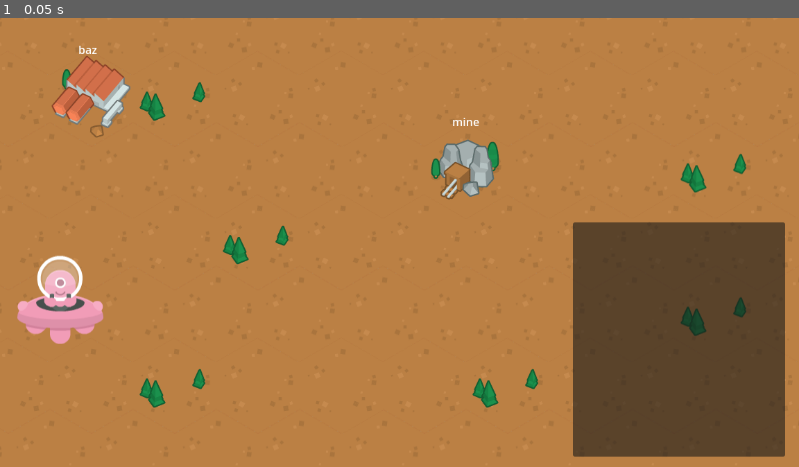
Above: before the commit, frame 1.
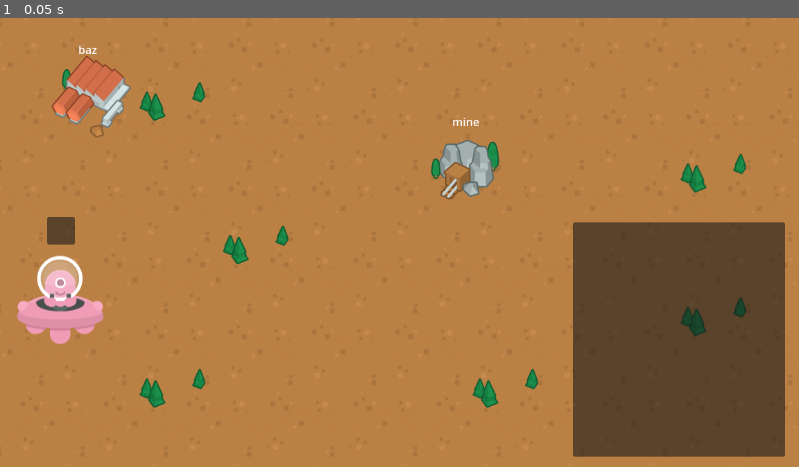
Above: after the commit, the same moment.

Repository: guyguy2001/typing-rift
Game: Godot game, scene res://main.tscn
The game is run twice, just before and just after one commit, with the same random seed, the same clock (stepped at 60 frames per second) and the same inputs. The engine's default icon, where the game draws it, is replaced by a stand-in: a white triangle on a blue panel in a dark square.
Inputs:
- Up to frame 1 (0.05 s): no input

The runs differ from the first frame. In frame 1, 0.2% of the frame differs, in the area x 5-10%, y 44-51%.

Commit message:
Inventory

Diff:
--- a/main.tscn
+++ b/main.tscn
@@ -6,6 +6,9 @@
 [ext_resource type="PackedScene" uid="uid://dx2bq1hkjp2c2" path="res://scenes/target.tscn" id="3_h2yge"]
 [ext_resource type="PackedScene" uid="uid://dkn8qucpyi1xk" path="res://typing_lib/input_feedback_bar.tscn" id="5_7mycd"]
 [ext_resource type="Script" uid="uid://thu73l027jrk" path="res://scenes/sidequest/sidequest_gui.gd" id="5_272bh"]
+[ext_resource type="Texture2D" uid="uid://dtkflgqbm3vd6" path="res://icon.svg" id="6_kek77"]
+[ext_resource type="Script" uid="uid://dwiatkak5y442" path="res://inventory_ui.gd" id="7_272bh"]
+[ext_resource type="Resource" uid="uid://dk5alvthpib7m" path="res://resources/player_inventory.tres" id="8_5vw27"]
 
 [sub_resource type="TileSetScenesCollectionSource" id="TileSetScenesCollectionSource_272bh"]
 scenes/1/scene = ExtResource("1_7mycd")
@@ -176,6 +179,9 @@
 sources/7 = SubResource("TileSetAtlasSource_1bvp3")
 sources/0 = SubResource("TileSetScenesCollectionSource_272bh")
 
+[sub_resource type="LabelSettings" id="LabelSettings_4c57u"]
+font_size = 12
+
 [node name="Node2D" type="Node2D"]
 
 [node name="Node2D" type="Node2D" parent="."]
@@ -188,6 +194,40 @@
 [node name="Player" parent="." instance=ExtResource("2_h2yge")]
 position = Vector2(87, 453)
 speed = 500.0
+inventory = ExtResource("8_5vw27")
+
+[node name="InventoryUI" type="Panel" parent="Player"]
+offset_left = -19.0
+offset_top = -166.0
+offset_right = 21.0
+offset_bottom = -126.0
+script = ExtResource("7_272bh")
+inventory = ExtResource("8_5vw27")
+
+[node name="TextureRect" type="TextureRect" parent="Player/InventoryUI"]
+layout_mode = 1
+anchors_preset = 15
+anchor_right = 1.0
+anchor_bottom = 1.0
+grow_horizontal = 2
+grow_vertical = 2
+texture = ExtResource("6_kek77")
+expand_mode = 2
+
+[node name="Amount" type="Label" parent="Player/InventoryUI"]
+layout_mode = 1
+anchors_preset = 3
+anchor_left = 1.0
+anchor_top = 1.0
+anchor_right = 1.0
+anchor_bottom = 1.0
+offset_left = -7.0
+offset_top = -17.0
+grow_horizontal = 0
+grow_vertical = 0
+text = "5"
+label_settings = SubResource("LabelSettings_4c57u")
+horizontal_alignment = 2
 
 [node name="Target2" parent="." instance=ExtResource("3_h2yge")]
 position = Vector2(127, 116)
--- a/project.godot
+++ b/project.godot
@@ -19,4 +19,3 @@
 
 InputBufferG="*res://typing_lib/input_buffer.gd"
 SidequestManager="*res://scenes/sidequest/sidequest_manager.gd"
-Inventory="*res://scenes/inventory.gd"
--- /dev/null
+++ b/resources/copper.tres
@@ -0,0 +1,10 @@
+[gd_resource type="Resource" script_class="Item" load_steps=3 format=3 uid="uid://brahryg57qppe"]
+
+[ext_resource type="Script" uid="uid://bluhduwbwtt1d" path="res://resources/item.gd" id="1_rnga1"]
+[ext_resource type="Texture2D" uid="uid://cgvsuww6jerij" path="res://assets/Alien Spaceship Pack/PNG/shipBeige.png" id="1_wrgos"]
+
+[resource]
+script = ExtResource("1_rnga1")
+icon = ExtResource("1_wrgos")
+name = "Copper"
+metadata/_custom_type_script = "uid://bluhduwbwtt1d"
--- /dev/null
+++ b/resources/item.gd
@@ -0,0 +1,6 @@
+extends Resource
+
+class_name Item
+
+@export var icon: Texture = null
+@export var name: String = ""
--- /dev/null
+++ b/resources/player_inventory.tres
@@ -0,0 +1,7 @@
+[gd_resource type="Resource" script_class="Inventory" load_steps=2 format=3 uid="uid://dk5alvthpib7m"]
+
+[ext_resource type="Script" uid="uid://c3e1c4f4nmgi7" path="res://scenes/inventory.gd" id="1_i17ns"]
+
+[resource]
+script = ExtResource("1_i17ns")
+metadata/_custom_type_script = "uid://c3e1c4f4nmgi7"
--- a/scenes/inventory.gd
+++ b/scenes/inventory.gd
@@ -1,4 +1,17 @@
-extends Node
+extends Resource
 
-@export var copper: int = 0
-@export var wood: int = 0
+class_name Inventory
+
+@export var item_type: Item = null
+@export var amount = 0
+
+signal updated()
+
+func try_add(item_type_: Item, amount_: int):
+    if self.item_type == null or self.item_type == item_type_:
+        self.item_type = item_type_
+        self.amount += amount_
+        emit_signal("updated")
+        return true
+
+    return false
--- /dev/null
+++ b/scenes/inventory_ui.gd
@@ -0,0 +1,21 @@
+extends Panel
+
+@export var inventory: Inventory
+
+@onready var texture = $TextureRect
+@onready var amount_label = $Amount
+
+# Called when the node enters the scene tree for the first time.
+func _ready() -> void:
+	assert(self.inventory != null)
+	self.inventory.updated.connect(self._on_inventory_updated)
+	_on_inventory_updated()
+
+
+func _on_inventory_updated() -> void:
+	if self.inventory.item_type != null:
+		self.texture.texture = self.inventory.item_type.icon
+		self.amount_label.text = str(self.inventory.amount) if self.inventory.amount >= 1 else ""
+	else:
+		self.texture.texture = null
+		self.amount_label.text = ""
--- /dev/null
+++ b/scenes/inventory_ui.tscn
@@ -0,0 +1,41 @@
+[gd_scene load_steps=5 format=3 uid="uid://dp7xul80idw6f"]
+
+[ext_resource type="Script" uid="uid://dwiatkak5y442" path="res://inventory_ui.gd" id="1_mdwe3"]
+[ext_resource type="Resource" uid="uid://dk5alvthpib7m" path="res://resources/player_inventory.tres" id="2_iradw"]
+[ext_resource type="Texture2D" uid="uid://dtkflgqbm3vd6" path="res://icon.svg" id="3_eifbp"]
+
+[sub_resource type="LabelSettings" id="LabelSettings_4c57u"]
+font_size = 12
+
+[node name="InventoryUI" type="Panel"]
+offset_left = -19.0
+offset_top = -166.0
+offset_right = 21.0
+offset_bottom = -126.0
+script = ExtResource("1_mdwe3")
+inventory = ExtResource("2_iradw")
+
+[node name="TextureRect" type="TextureRect" parent="."]
+layout_mode = 1
+anchors_preset = 15
+anchor_right = 1.0
+anchor_bottom = 1.0
+grow_horizontal = 2
+grow_vertical = 2
+texture = ExtResource("3_eifbp")
+expand_mode = 2
+
+[node name="Amount" type="Label" parent="."]
+layout_mode = 1
+anchors_preset = 3
+anchor_left = 1.0
+anchor_top = 1.0
+anchor_right = 1.0
+anchor_bottom = 1.0
+offset_left = -7.0
+offset_top = -17.0
+grow_horizontal = 0
+grow_vertical = 0
+text = "5"
+label_settings = SubResource("LabelSettings_4c57u")
+horizontal_alignment = 2
--- a/scenes/player.gd
+++ b/scenes/player.gd
@@ -1,14 +1,20 @@
 extends Node2D
+
+class_name Player
 
 @export var speed: float = 200
 @export var close_threshold: float = 50
 @export var target: Node2D = null
+@export var inventory: Inventory
+
+func _ready() -> void:
+	assert(inventory != null)
 
 func _process(delta: float) -> void:
 	if target:
 		var distance = target.global_position - global_position
 		if distance.length() < close_threshold:
-			target.on_reached.emit()
+			target.on_reached.emit(self)
 			target = null
 		else:
 			position += distance.normalized() * delta * speed
--- a/scenes/target.gd
+++ b/scenes/target.gd
@@ -4,7 +4,7 @@
 
 @onready var label : TypableLabel = $TypableLabel
 
-signal on_reached()
+signal on_reached(who: Player)
 
 func _ready() -> void:
 	self.label.target_text = word
--- a/scenes/tiles/mine.gd
+++ b/scenes/tiles/mine.gd
@@ -1,9 +1,14 @@
 extends Sprite2D
+
+@export var resource: Item
+
+var _connected_inventory = null
 
 @onready var target = $Target
 
 # Called when the node enters the scene tree for the first time.
 func _ready() -> void:
+	assert(self.resource != null)
 	target.on_reached.connect(self._activate)
 
 
@@ -20,10 +25,11 @@
 	return words.slice(0, 3)
 
 func _on_mined(_word: String) -> void:
-	Inventory.copper += 1
-	print("Copper: " , Inventory.copper)
+	self._connected_inventory.try_add(self.resource, 1)
+	print(self._connected_inventory.item_type.name, self._connected_inventory.amount)
 
-func _activate() -> void:
+func _activate(player: Player) -> void:
+	self._connected_inventory = player.inventory
 	var sidequest = Sidequest.new()
 	sidequest.setup(self._get_words())
 	sidequest.item_done.connect(self._on_mined)
--- a/scenes/tiles/mine.tscn
+++ b/scenes/tiles/mine.tscn
@@ -1,8 +1,9 @@
-[gd_scene load_steps=5 format=3 uid="uid://cvqot8uxq488i"]
+[gd_scene load_steps=6 format=3 uid="uid://cvqot8uxq488i"]
 
 [ext_resource type="Texture2D" uid="uid://cygyl7qve7ets" path="res://assets/Hexagon Pack/Spritesheets/hexagonAll_sheet.png" id="1_u3gld"]
 [ext_resource type="Script" uid="uid://2oreekg0p5q8" path="res://scenes/tiles/mine.gd" id="2_ggno1"]
 [ext_resource type="PackedScene" uid="uid://dx2bq1hkjp2c2" path="res://scenes/target.tscn" id="2_pxqpd"]
+[ext_resource type="Resource" uid="uid://brahryg57qppe" path="res://resources/copper.tres" id="3_2xhqs"]
 
 [sub_resource type="AtlasTexture" id="AtlasTexture_pxqpd"]
 atlas = ExtResource("1_u3gld")
@@ -11,6 +12,7 @@
 [node name="Mine" type="Sprite2D"]
 texture = SubResource("AtlasTexture_pxqpd")
 script = ExtResource("2_ggno1")
+resource = ExtResource("3_2xhqs")
 
 [node name="Target" parent="." instance=ExtResource("2_pxqpd")]
 word = "mine"
Not shown: 1 places in main.tscn that only renumber resources
Not shown, added: resources/item.gd.uid
Not shown, added: scenes/inventory_ui.gd.uid
